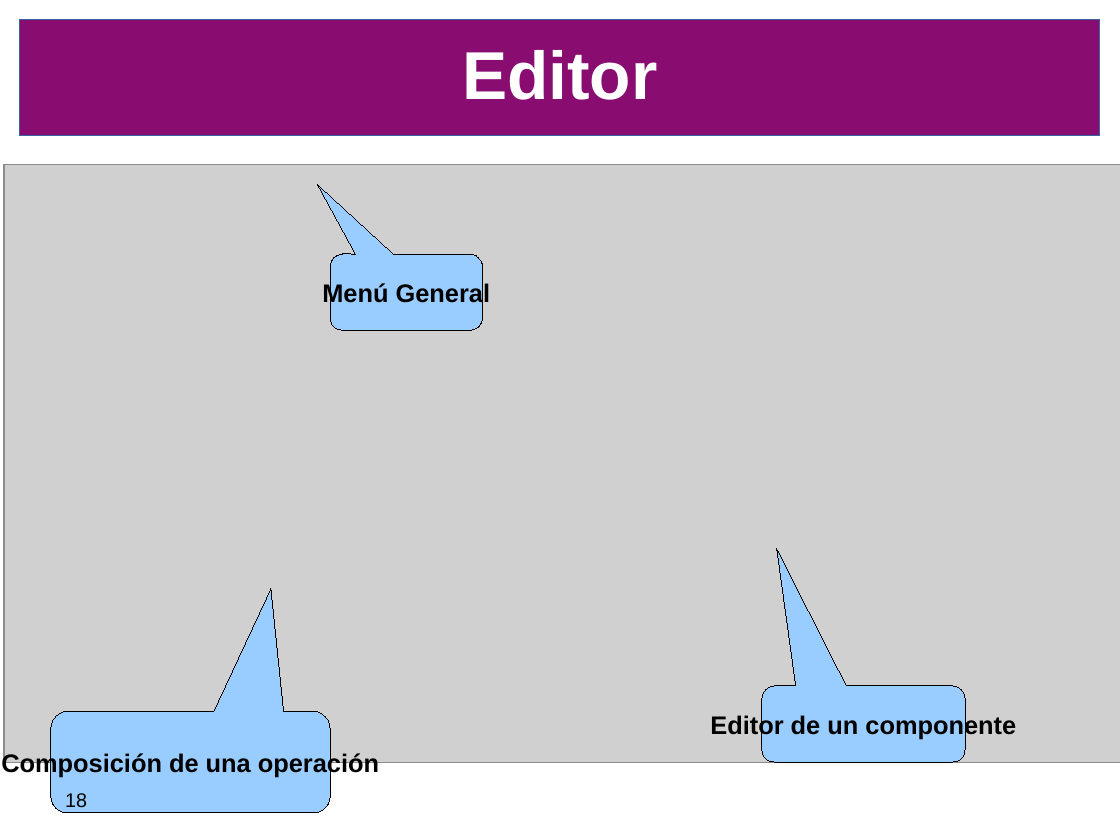
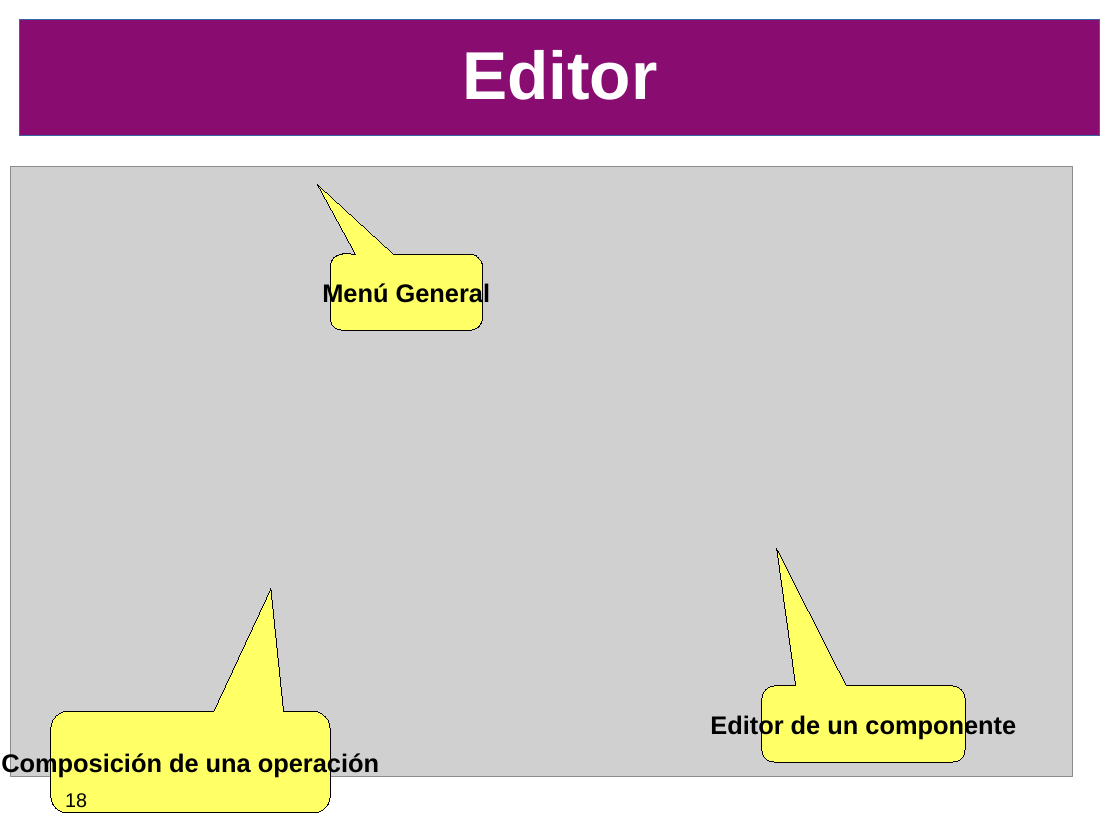
Before and after one commit to SIU-Toba/framework, a slide deck: slide 18 of doc/presentacion/CafeConf2006.odp. Drawn at 1120x840 pixels with LibreOffice and Linux fonts; fonts in the diff are those of the drawing; grey boxes stand for pictures; background and template pictures are left out. Boxes give left, top, right and bottom in pixels: in the first picture for what was removed or moved away, otherwise in the second. Text is boxed around its words. In the diff, an @@ line names an element or a change of style, - is before the commit and + after.

```diff
--- a/doc/presentacion/CafeConf2006.odp
+++ b/doc/presentacion/CafeConf2006.odp
@@ picture: place and size @@
-picture at box(4, 165, 1120, 763)
+picture at box(10, 167, 1072, 776)
@@ fill #99CCFF to #FFFF66 in 3 elements at box(330, 254, 483, 330), box(51, 711, 330, 813), box(762, 686, 966, 762) @@
```
Also in this commit, not shown: 1 other slide changed.
